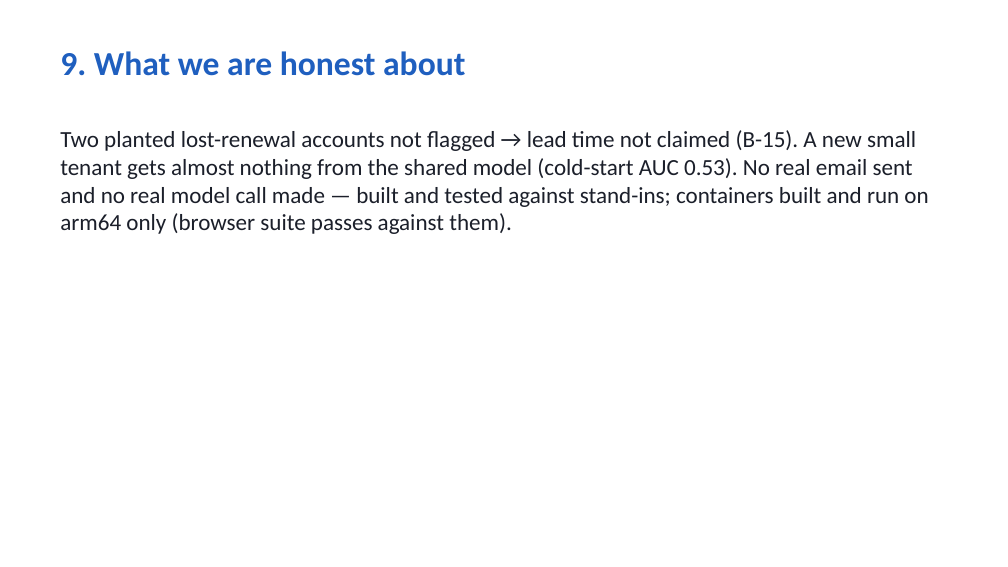
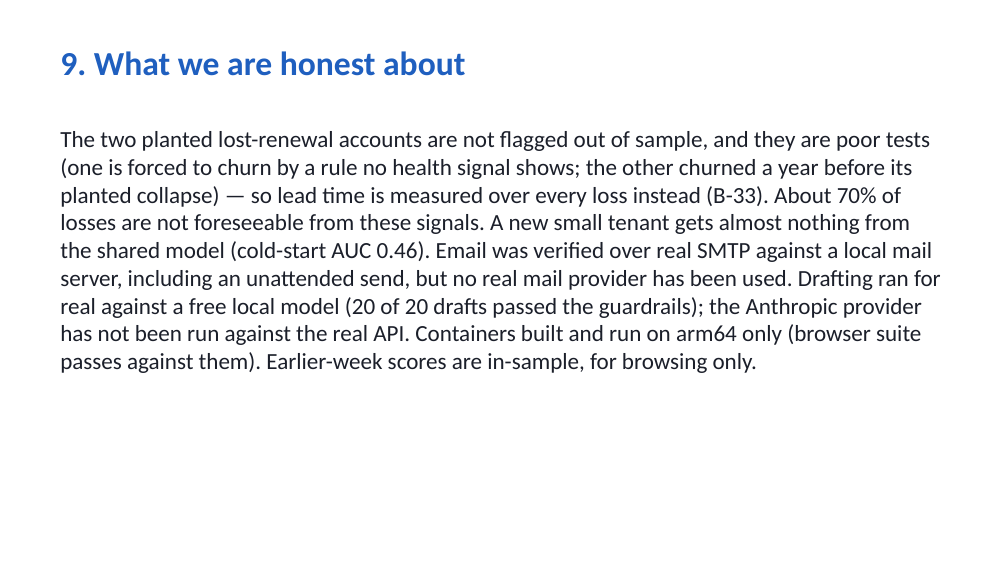
Before and after one commit to akhilpdas/fello-pulse, a slide deck: slide 10 of docs/Pulse_deck.pptx. Drawn at 1008x567 pixels with LibreOffice and Linux fonts; fonts in the diff are those of the drawing. Boxes give left, top, right and bottom in pixels: in the first picture for what was removed or moved away, otherwise in the second. Text is boxed around its words. In the diff, an @@ line names an element or a change of style, - is before the commit and + after.

```diff
--- a/docs/Pulse_deck.pptx
+++ b/docs/Pulse_deck.pptx
@@ text at <box>60,131,941,373</box>: text changed @@
-Two planted lost-renewal accounts not flagged → lead time not claimed (B-15). A new small tenant gets almost nothing from the shared model (cold-start AUC 0.53). No real email sent and no real model call made — built and tested against stand-ins; containers built and run on arm64 only (browser suite passes against them).
+The two planted lost-renewal accounts are not flagged out of sample, and they are poor tests (one is forced to churn by a rule no health signal shows; the other churned a year before its planted collapse) — so lead time is measured over every loss instead (B-33). About 70% of losses are not foreseeable from these signals. A new small tenant gets almost nothing from the shared model (cold-start AUC 0.46). Email was verified over real SMTP against a local mail server, including an unattended send, but no real mail provider has been used. Drafting ran for real against a free local model (20 of 20 drafts passed the guardrails); the Anthropic provider has not been run against the real API. Containers built and run on arm64 only (browser suite passes against them). Earlier-week scores are in-sample, for browsing only.
```
Also in this commit, not shown: 3 other slides changed, 30 other files.
